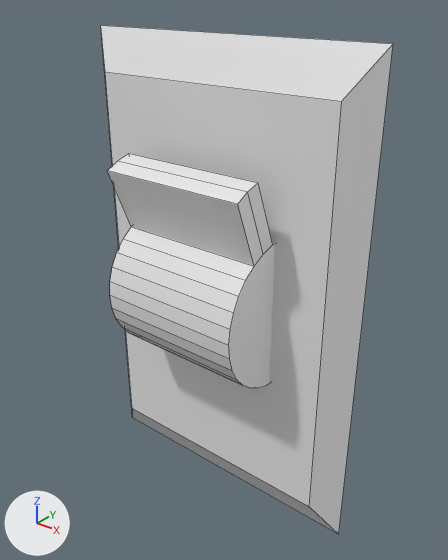
Before and after pictures for a commit that changed the FBX model GGJ2021/Assets/Objects/LightSwitch_1.fbx.
Camera for both pictures: a 50 mm camera at (2.75, -3.34, 2.19) aimed at (0.12, -0.06, 0.15). Every picture has the same lights, and +X, +Y and +Z are marked at lower left. Mesh edges are drawn as thin lines. Where no turn or scale is listed for an object, it has been applied to the vertices.

In view in the first picture: 'Panel', 'Switch'.
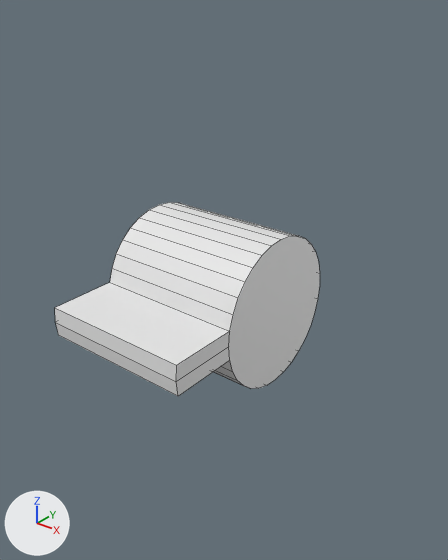
Where the newer file only moved an object's origin or applied its transform, the numbers keep the older frame.

Where the change shows, as pixel boxes [x1, y1, x2, y2] in the pictures (448 x 560 px):
'Panel', deleted
    before: [101, 26, 393, 534]
'Switch', mesh turned
    before: [108, 153, 275, 388]
    after: [55, 202, 320, 396]

Edits to the bpy script that builds the scene:
```text
Change me_cylinder:
    where me_cylinder.from_pydata(...)  # 70 vertices, 40 faces; spans x -0.58..0.58, y -0.58..0.58, z -0.58..1.05
    used by ob_switch; location = (0.0, 0.0, 0.0)
    me_cylinder part 1: the whole mesh is turned 68.6 degrees about the x axis through the mesh origin
Remove ob_panel:
    ob_panel = bpy.data.objects.new('Panel', me_cube_001)
    ob_panel.location = (0.0, 0.0, 0.0)
```
